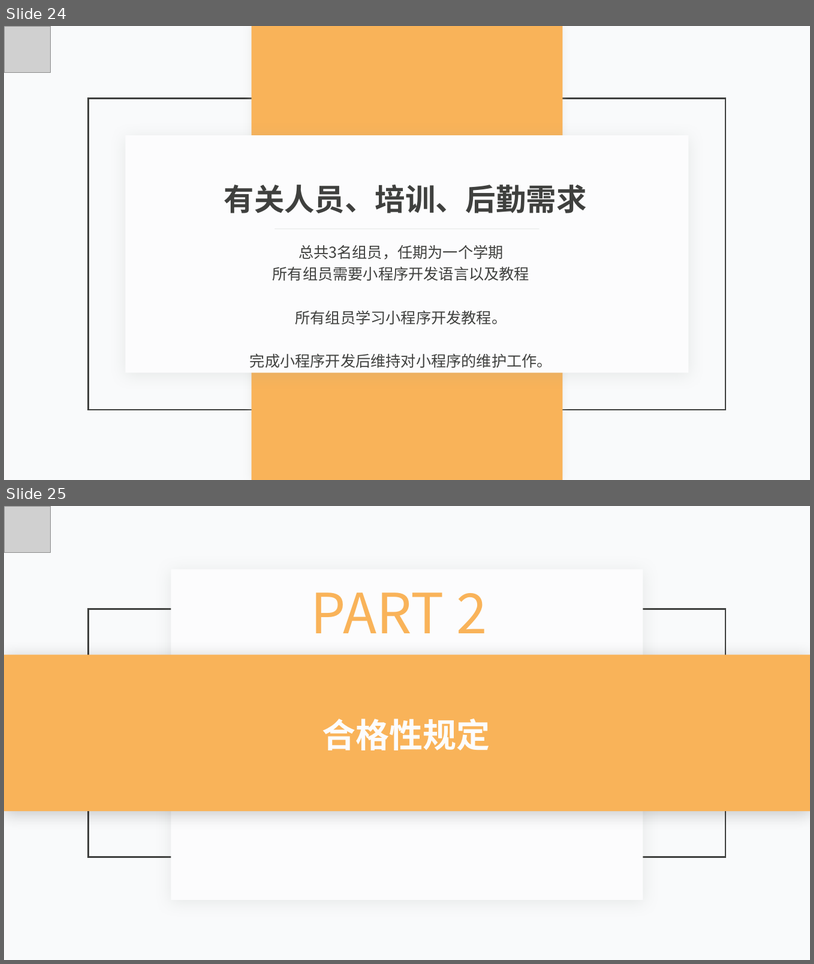
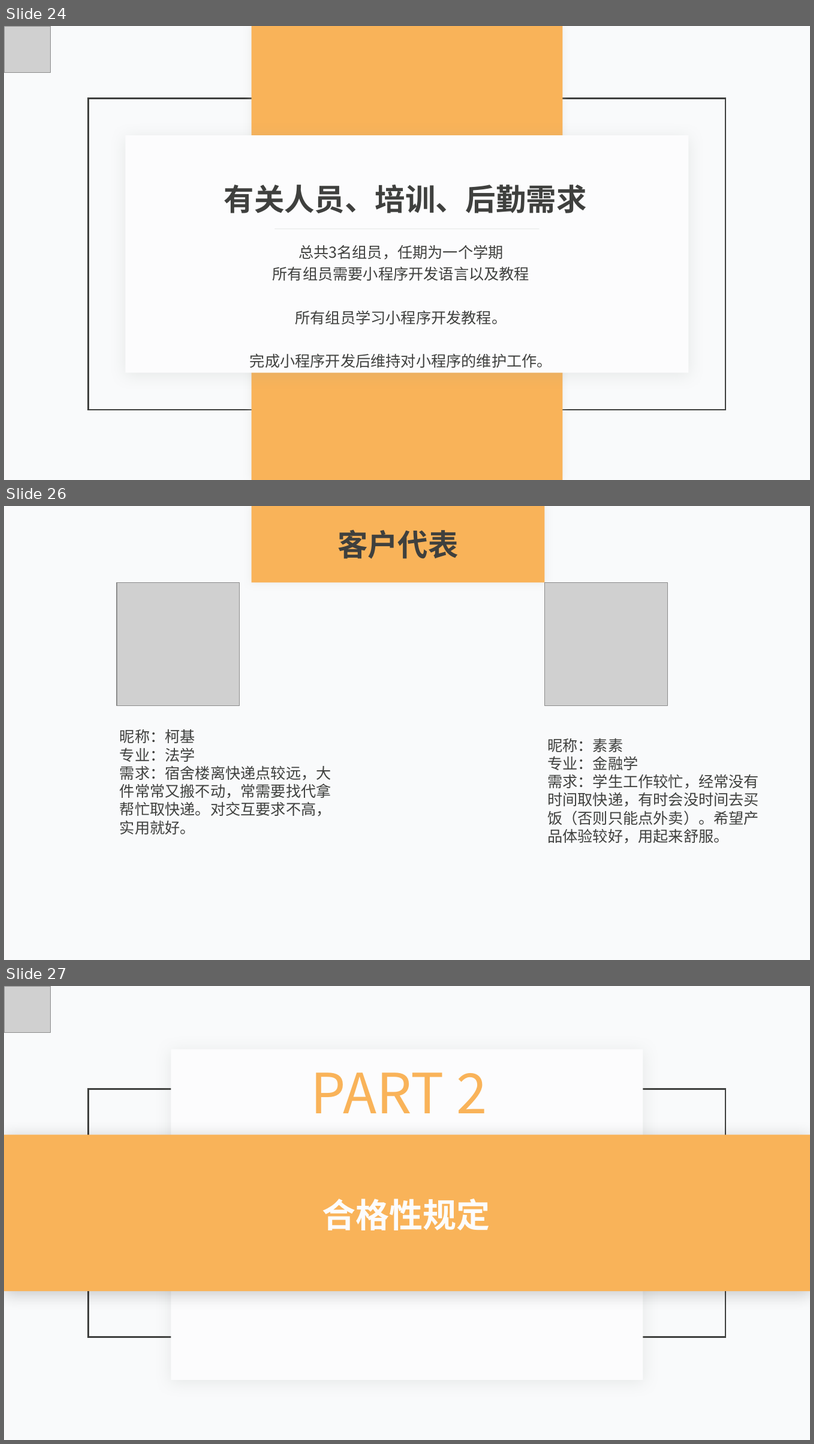
Before and after one commit to lorenzoyoung/ZUCC-Lazy-Bone, a slide deck: 评审PPT/SE2019春-G11-软件需求规格说明(SRS)/SE2019春-G11-软件需求规格说明(SRS)PPT.pptx. Shown one above the other, each under a label of ours: slides 24 and 25 before the commit, slides 24, 26 and 27 after it; the slides between them are not shown. The pictures are 814x964 and 814x1444 pixels, drawn with LibreOffice and Linux fonts; fonts in the diff are those of the drawing; grey boxes stand for pictures. Boxes give left, top, right and bottom in pixels: in the first picture for what was removed or moved away, otherwise in the second. Text is boxed around its words. In the diff, an @@ line names an element or a change of style, - is before the commit and + after.

```diff
--- a/评审PPT/SE2019春-G11-软件需求规格说明(SRS)/SE2019春-G11-软件需求规格说明(SRS)PPT.pptx
+++ b/评审PPT/SE2019春-G11-软件需求规格说明(SRS)/SE2019春-G11-软件需求规格说明(SRS)PPT.pptx
@@ slide 26 added at (4, 506, 810, 960), background #F9FAFB @@
@@ rectangle added at (251, 506, 545, 582), fill #F9B359 @@
@@ text added at (338, 529, 459, 559), 36 pt, text #3F403E, bold @@
+客户代表
@@ picture added at (117, 582, 240, 705) @@
@@ picture added at (545, 582, 668, 705) @@
@@ text added at (120, 729, 332, 834), 18 pt, text #3F403E @@
+昵称：柯基
+专业：法学
+需求：宿舍楼离快递点较远，大件常常又搬不动，常需要找代拿帮忙取快递。对交互要求不高，实用就好。
@@ text added at (548, 738, 759, 843), 18 pt, text #3F403E @@
+昵称：素素
+专业：金融学
+需求：学生工作较忙，经常没有时间取快递，有时会没时间去买饭（否则只能点外卖）。希望产品体验较好，用起来舒服。
@@ what was slide 25 is now slide 27 @@
```
Also in this commit, not shown: 1 slide changed, 1 other slide added, 4 other files.
